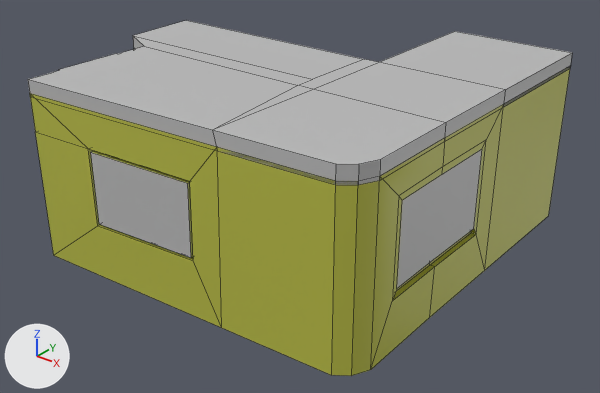
A saved change to the FBX model Assets/Own_Assets/KamerGang.fbx.
One viewpoint serves both versions: a camera (50 mm lens) standing at (30.1, -30.7, 15.2) and looking at (12.6, -8.9, 1.7). Every picture has the same lights, and +X, +Y and +Z are marked at lower left. Mesh edges are drawn as thin lines. Where no turn or scale is listed for an object, it has been applied to the vertices.

Script lines for the objects in view, before the commit:
```python
me_mesh = bpy.data.meshes.new('Mesh')
me_mesh.from_pydata(...)  # 95 vertices, 71 faces; spans x -9.19..5.32, y -5.36..8.98, z -0.26..6.23
# faces by material slot: [15, 54, 2]
me_mesh.materials.append(mat_kamerkind_grond)  # brown #8e4d48
me_mesh.materials.append(mat_kamergang_muur)  # yellow #b9bc45
me_mesh.materials.append(mat_glass)  # grey #bcbcbc
# before: 61 (5.28, -0.21, 2.19) at pixel (435, 258), 62 (5.28, 2.32, 2.19) at pixel (473, 228), 63 (5.28, -0.21, 5.07) at pixel (442, 174), 64 (5.28, 2.32, 5.07) at pixel (482, 148), 65 (5.31, -2.46, 2.19) at pixel (396, 288)
# before: 66 (5.31, -2.45, 5.07) at pixel (402, 200)
# before: 83 (-4.72, -5.27, 2.19) at pixel (99, 224), 84 (-0.69, -4.94, 2.19) at pixel (191, 257), 85 (-4.72, -5.27, 4.82) at pixel (90, 152), 86 (-0.62, -4.95, 4.78) at pixel (187, 183)
me_mesh_001 = bpy.data.meshes.new('Mesh.001')
me_mesh_001.from_pydata(...)  # 47 vertices, 28 faces; spans x -9.19..5.32, y -5.36..8.98, z -0.6..0.0
me_mesh_001.materials.append(mat_plafond02)  # grey #bcbcbc
ob_kamergang = bpy.data.objects.new('KamerGang', me_mesh)
ob_kamergang.location = (13.99, -10.26, 0.0)
ob_kamergang1 = bpy.data.objects.new('KamerGang1', me_mesh_001)
ob_kamergang1.location = (13.99, -10.26, 6.71)
```
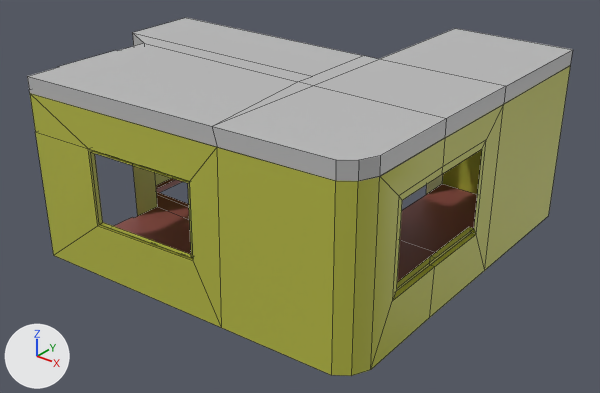
Edits to the bpy script that builds the scene:
```text
Change me_mesh:
    where me_mesh.from_pydata(...)  # 95 vertices, 71 faces; spans x -9.19..5.32, y -5.36..8.98, z -0.26..6.23
    used by ob_kamergang; location = (13.99, -10.26, 0.0)
    verts and faces of me_mesh; kept vertices keep their numbers, new ones are numbered from 95
    me_mesh part 1
    add delete_faces([(61, 65, 66, 63, 64, 62)])
    me_mesh part 2
    add delete_faces([(83, 85, 86, 84)])
    remove me_mesh.materials.append(mat_glass)  # grey #bcbcbc
Change ob_kamergang1:
    ob_kamergang1.location: (13.99, -10.26, 6.71) -> (13.99, -10.26, 6.83)
```

Where the change shows, as pixel boxes (x1, y1, x2, y2) in the pictures (600 x 393 px):
'KamerGang1', moved: before (28, 20, 572, 185); after (27, 18, 573, 181)
part 1 of me_mesh, deleted: before (397, 149, 482, 288)
part 2 of me_mesh, deleted: before (91, 152, 191, 258)
